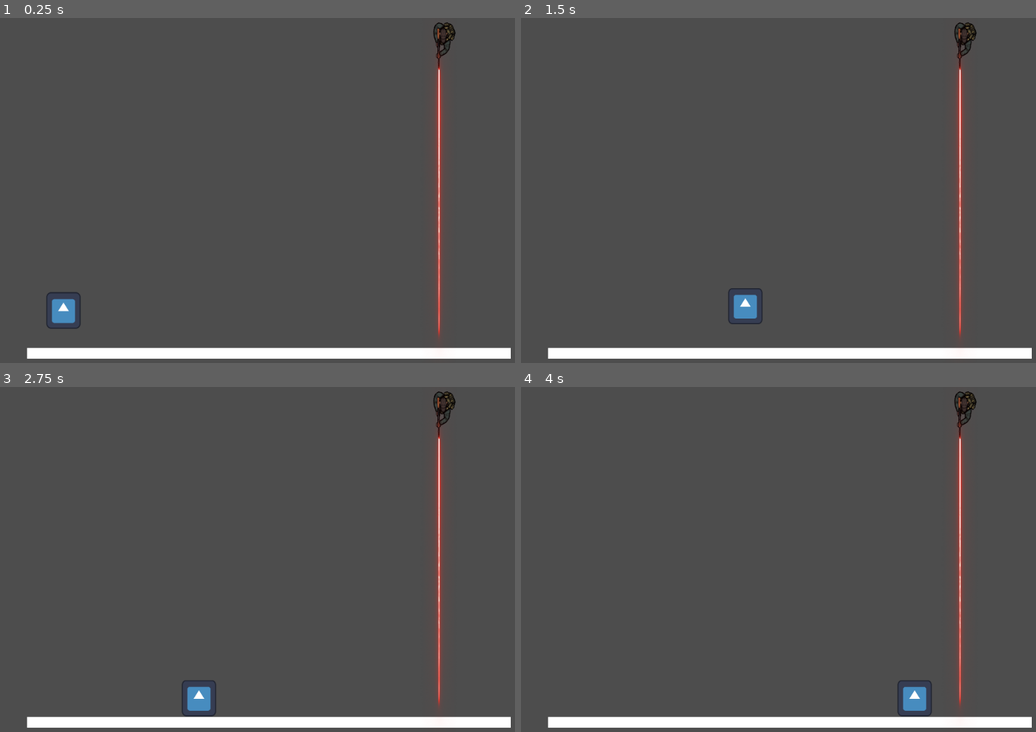
Above: before the commit, frames 1-4 (two rows, left to right).
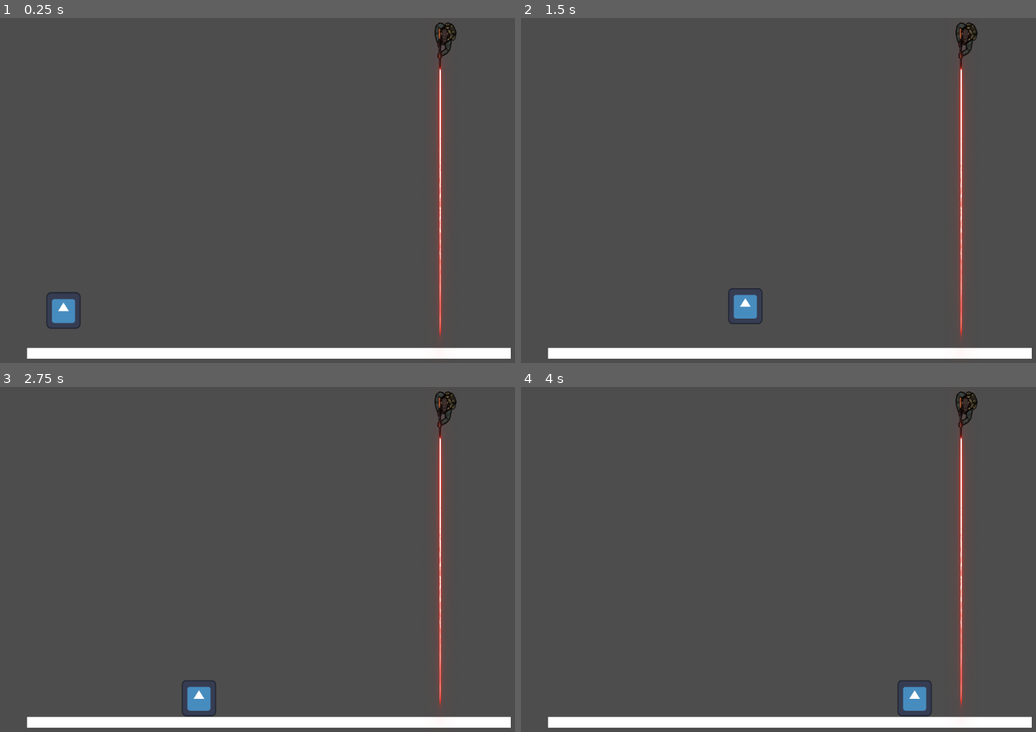
Above: after the commit, the same moments.

Repository: azsocha/Protect-the-VIP
Game: Godot game, scene res://testing.tscn
The game is run twice, just before and just after one commit, with the same random seed, the same clock (stepped at 60 frames per second) and the same inputs. The project has no main scene, so this scene is started directly. The engine's default icon, where the game draws it, is replaced by a stand-in: a white triangle on a blue panel in a dark square.
Inputs (mouse positions are in pixels of both pictures, inside the frame that each line leads up to):
- Up to frame 1 (0.25 s): no input
- Up to frame 2 (1.5 s): move the mouse to (927, 169) at 0.52 s; hold Right (move_right) from 0.53 s (still down); tap Space (jump) at 0.77 s; move the mouse to (690, 207) at 1.27 s
- Up to frame 3 (2.75 s): tap Space (jump) at 1.52 s; move the mouse to (339, 476) at 2.02 s; release Right (move_right) at 2.03 s; hold A (move_left) from 2.03 s (still down)
- Up to frame 4 (4 s): move the mouse to (773, 631) at 2.77 s; release A (move_left) at 2.78 s; hold Right (move_right) from 2.78 s (still down); tap Space (jump) at 3.02, 3.77 s; move the mouse to (974, 614) at 3.52 s

The runs differ from the first frame. In frame 1, 0.8% of the frame differs, in the area x 84-89%, y 1-93%; in frame 2, 0.8%; in frame 3, 0.8%; in frame 4, 0.8%.

Commit message:
Update testing.tscn

Diff:
--- a/team-3-final-project/testing.tscn
+++ b/team-3-final-project/testing.tscn
@@ -15,5 +15,5 @@
 scale = Vector2(4.57318, 1.00524)
 
 [node name="Sniper" parent="." instance=ExtResource("3_plwkn")]
-position = Vector2(790, 66)
+position = Vector2(792, 66)
 scale = Vector2(0.316729, 0.258752)
